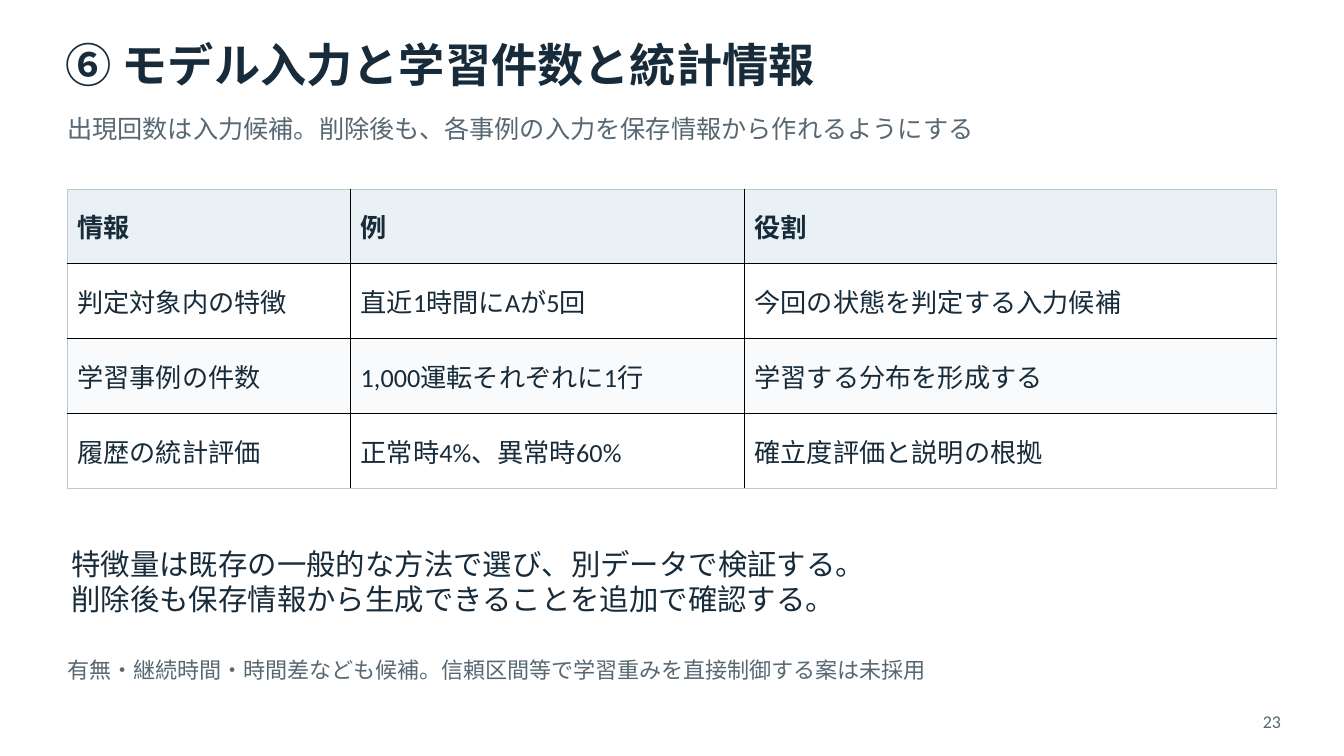
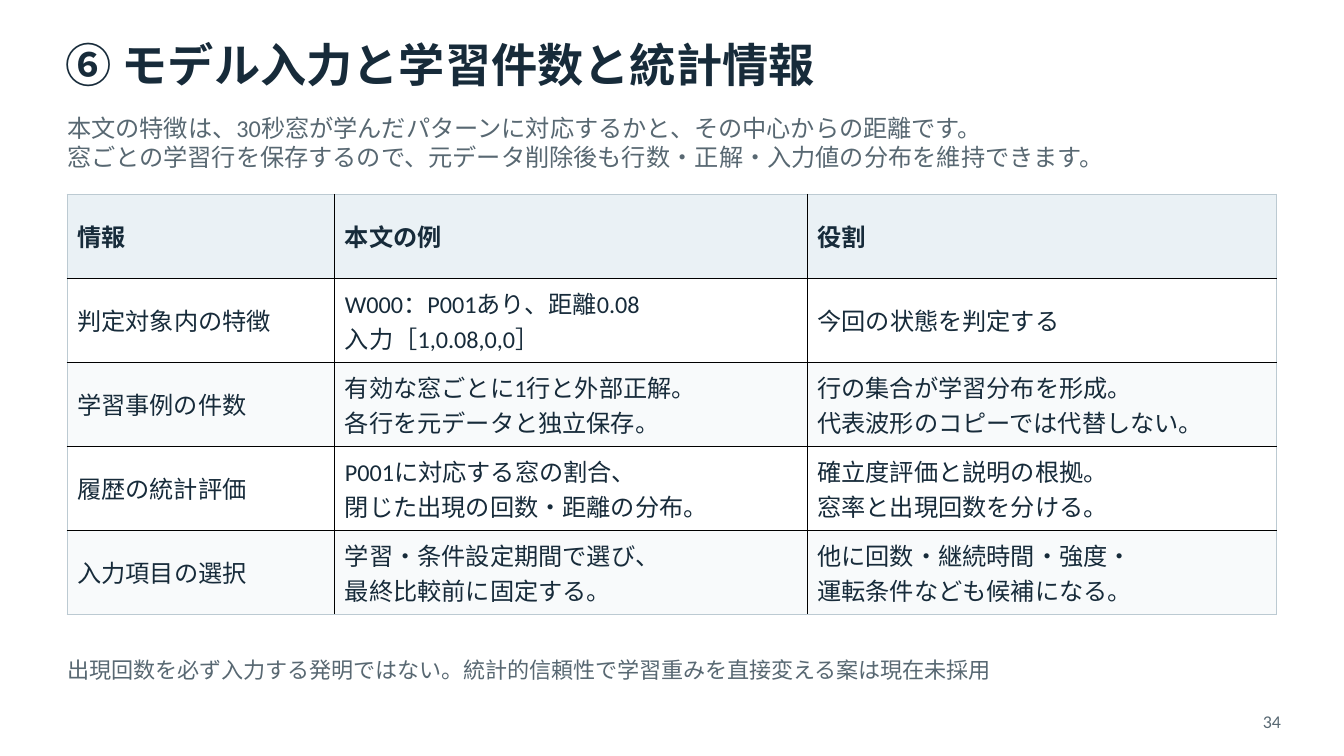
Before and after one commit to tachyonstone/test, a slide deck: slide 34 of 発明アイデア説明資料.pptx (slide 23 before the commit). Drawn at 1344x756 pixels with LibreOffice and Linux fonts; fonts in the diff are those of the drawing. Boxes give left, top, right and bottom in pixels: in the first picture for what was removed or moved away, otherwise in the second. Text is boxed around its words. In the diff, an @@ line names an element or a change of style, - is before the commit and + after.

```diff
--- a/発明アイデア説明資料.pptx
+++ b/発明アイデア説明資料.pptx
@@ text at <box>67,116,1104,168</box>: text changed; size 18 to 17.2 pt @@
-出現回数は入力候補。削除後も、各事例の入力を保存情報から作れるようにする
+本文の特徴は、30秒窓が学んだパターンに対応するかと、その中心からの距離です。
+窓ごとの学習行を保存するので、元データ削除後も行数・正解・入力値の分布を維持できます。
@@ table at <box>68,195,1278,615</box> @@
-row 1: 情報 | 例 | 役割
-row 2: 判定対象内の特徴 | 直近1時間にAが5回 | 今回の状態を判定する入力候補
-row 3: 学習事例の件数 | 1,000運転それぞれに1行 | 学習する分布を形成する
-row 4: 履歴の統計評価 | 正常時4%、異常時60% | 確立度評価と説明の根拠
+row 1: 情報 | 本文の例 | 役割
+row 2: 判定対象内の特徴 | W000：P001あり、距離0.08 / 入力［1,0.08,0,0］ | 今回の状態を判定する
+row 3: 学習事例の件数 | 有効な窓ごとに1行と外部正解。 / 各行を元データと独立保存。 | 行の集合が学習分布を形成。 / 代表波形のコピーでは代替しない。
+row 4: 履歴の統計評価 | P001に対応する窓の割合、 / 閉じた出現の回数・距離の分布。 | 確立度評価と説明の根拠。 / 窓率と出現回数を分ける。
+row 5: 入力項目の選択 | 学習・条件設定期間で選び、 / 最終比較前に固定する。 | 他に回数・継続時間・強度・ / 運転条件なども候補になる。
@@ table: place and size @@
-table at <box>68,190,1277,489</box>
+table at <box>68,195,1278,615</box>
@@ text removed at <box>71,550,865,613</box> @@
-特徴量は既存の一般的な方法で選び、別データで検証する。
-削除後も保存情報から生成できることを追加で確認する。
@@ text at <box>67,659,991,680</box>: text changed @@
-有無・継続時間・時間差なども候補。信頼区間等で学習重みを直接制御する案は未採用
+出現回数を必ず入力する発明ではない。統計的信頼性で学習重みを直接変える案は現在未採用
@@ text at <box>1263,716,1281,728</box>: text changed @@
-23
+34
```
Also in this commit, not shown: 41 other slides changed, 16 slides added, 3 slides removed.
